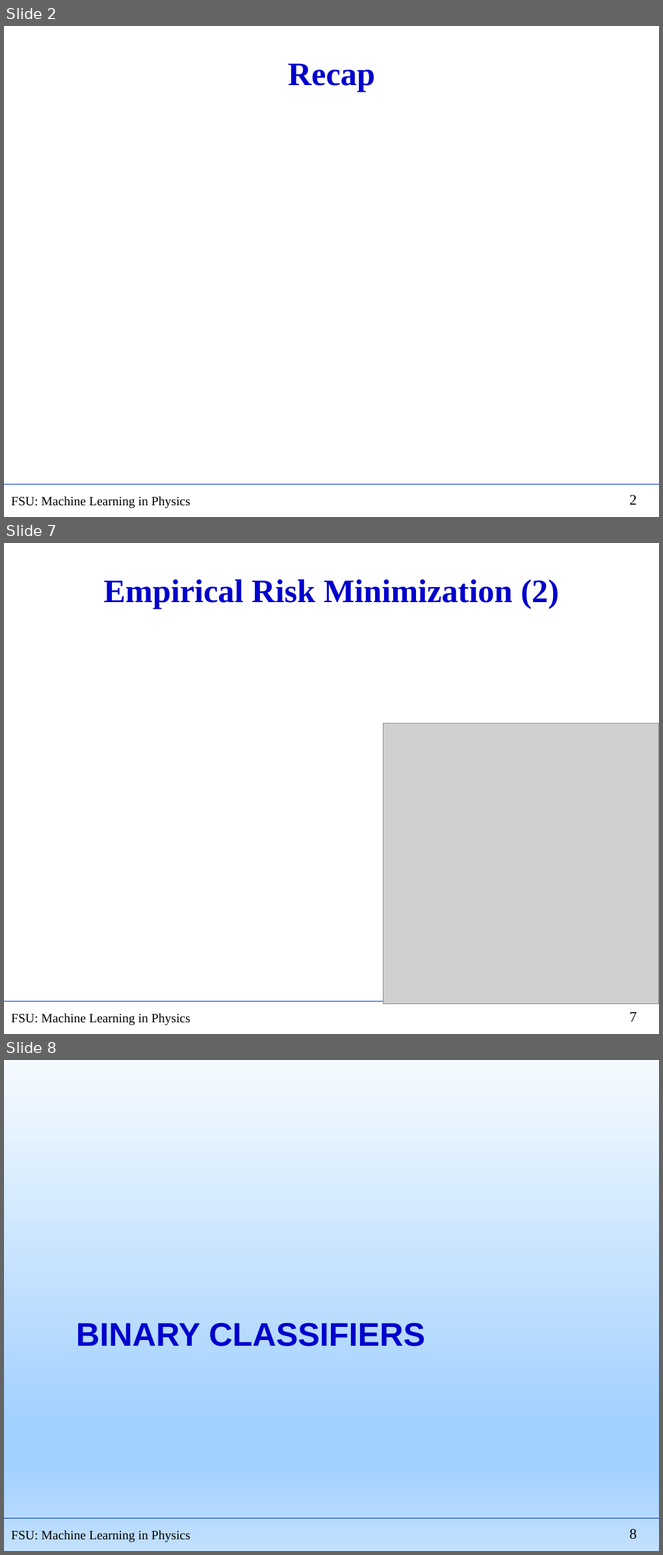
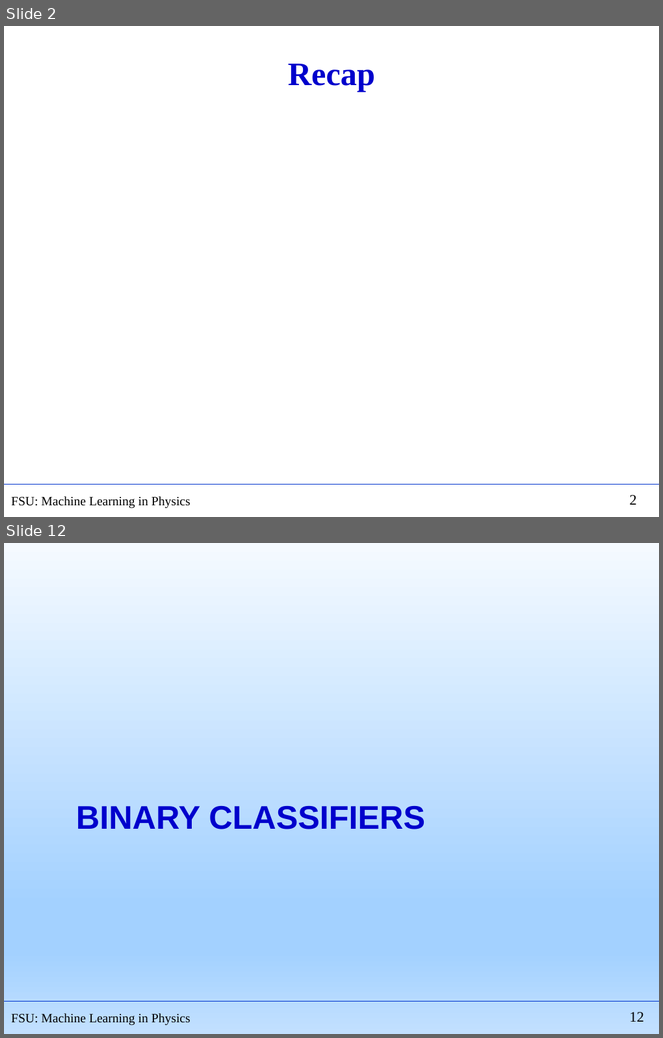
Before and after one commit to hbprosper/mlinphysics, a slide deck: Lectures/01.Foundations/Lecture03.pptx. Shown one above the other, each under a label of ours: slides 2, 7 and 8 before the commit, slides 2 and 12 after it; the slides between them are not shown. The pictures are 663x1555 and 663x1038 pixels, drawn with LibreOffice and Linux fonts; fonts in the diff are those of the drawing; grey boxes stand for pictures. Boxes give left, top, right and bottom in pixels: in the first picture for what was removed or moved away, otherwise in the second. Text is boxed around its words. In the diff, an @@ line names an element or a change of style, - is before the commit and + after.

```diff
--- a/Lectures/01.Foundations/Lecture03.pptx
+++ b/Lectures/01.Foundations/Lecture03.pptx
@@ slide 7 removed at (4,543,659,1034), background #FFFFFF; not listed: 3 template elements that a slide beside it also shows @@
@@ title removed at (103,579,559,609) @@
-Empirical Risk Minimization (2)
@@ picture removed at (384,723,659,1005) @@
@@ what was slide 8 is now slide 12 @@
@@ page number at (630,1012,644,1022): text changed @@
-8
+12
```
Also in this commit, not shown: 3 slides changed, 8 slides added, 3 other slides removed, 5 other files.
